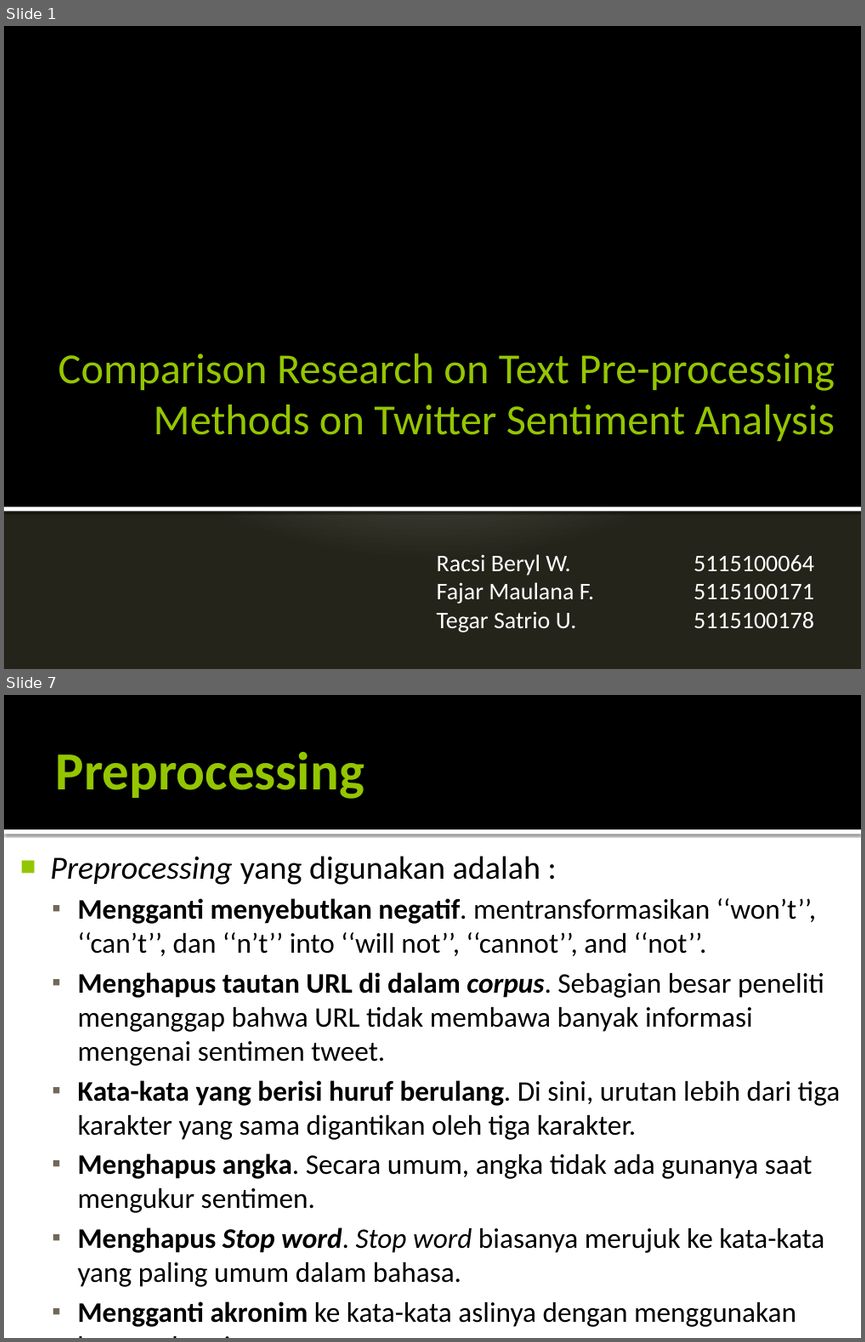
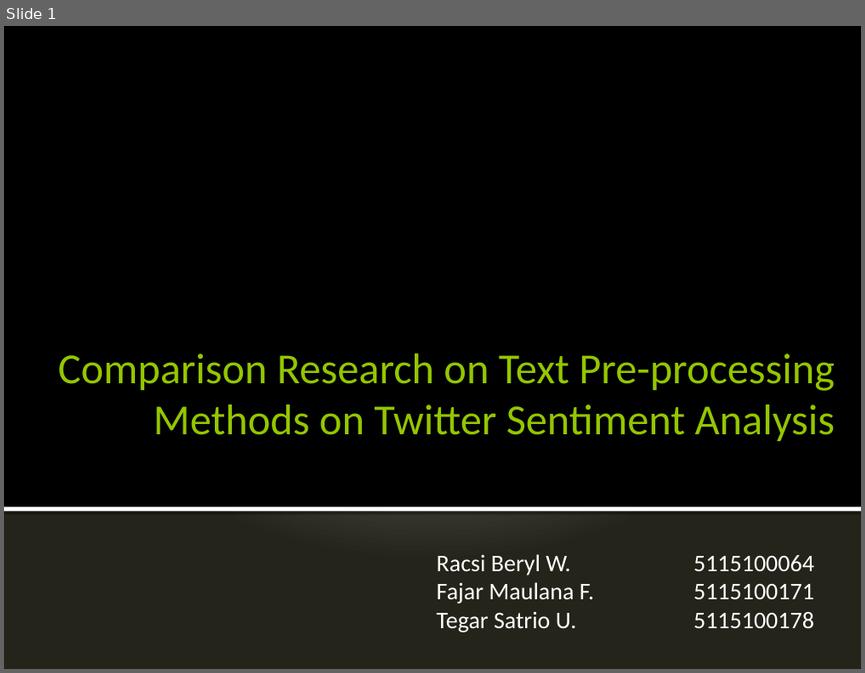
Before and after one commit to TegarSU/Data-Mining, a slide deck: FP/FP-FINAL.pptx. Shown one above the other, each under a label of ours: slides 1 and 7 before the commit, slide 1 after it; the slides between them are not shown. The pictures are 865x1342 and 865x673 pixels, drawn with LibreOffice and Linux fonts; fonts in the diff are those of the drawing. Boxes give left, top, right and bottom in pixels: in the first picture for what was removed or moved away, otherwise in the second. Text is boxed around its words. In the diff, an @@ line names an element or a change of style, - is before the commit and + after.

```diff
--- a/FP/FP-FINAL.pptx
+++ b/FP/FP-FINAL.pptx
@@ slide 7 removed at (4,695,861,1338), background #FFFFFF @@
@@ rectangle removed at (4,695,861,829) @@
@@ title removed at (55,752,364,799) @@
-Preprocessing
@@ rectangle removed at (4,829,861,834) @@
@@ text removed at (50,856,840,1327) @@
-■ Preprocessing yang digunakan adalah :
-  ▪ Mengganti menyebutkan negatif. mentransformasikan ‘‘won’t’’, ‘‘can’t’’, dan ‘‘n’t’’ into ‘‘will not’’, ‘‘cannot’’, and ‘‘not’’.
-  ▪ Menghapus tautan URL di dalam corpus. Sebagian besar peneliti menganggap bahwa URL tidak membawa banyak informasi mengenai sentimen tweet.
-  ▪ Kata-kata yang berisi huruf berulang. Di sini, urutan lebih dari tiga karakter yang sama digantikan oleh tiga karakter.
-  ▪ Menghapus angka. Secara umum, angka tidak ada gunanya saat mengukur sentimen.
-  ▪ Menghapus Stop word. Stop word biasanya merujuk ke kata-kata yang paling umum dalam bahasa.
-  ▪ Mengganti akronim ke kata-kata aslinya dengan menggunakan kamus akronim
```
Also in this commit, not shown: 1 slide changed, 4 slides added, 18 other slides removed, 4 other files.
